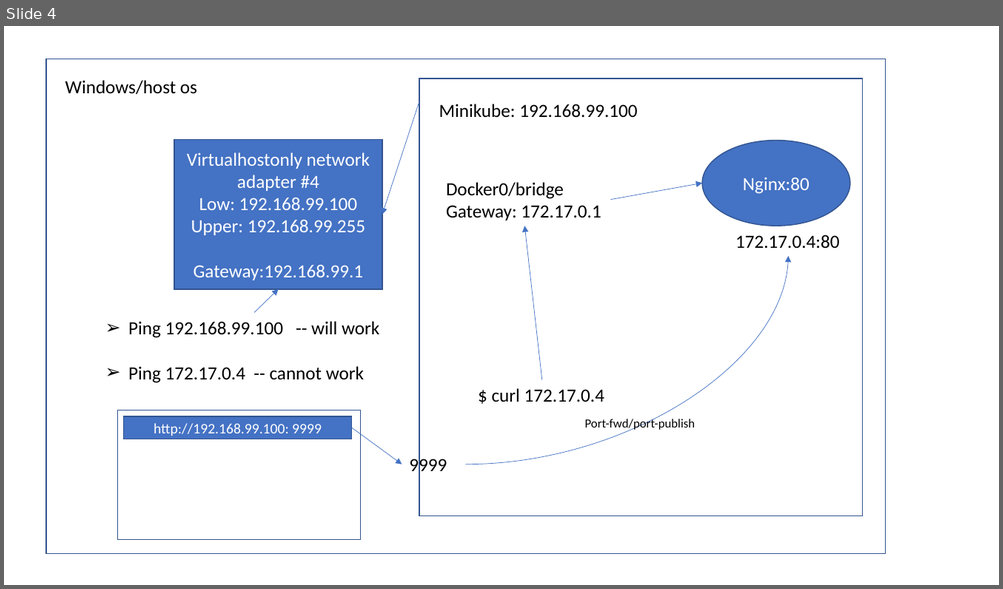
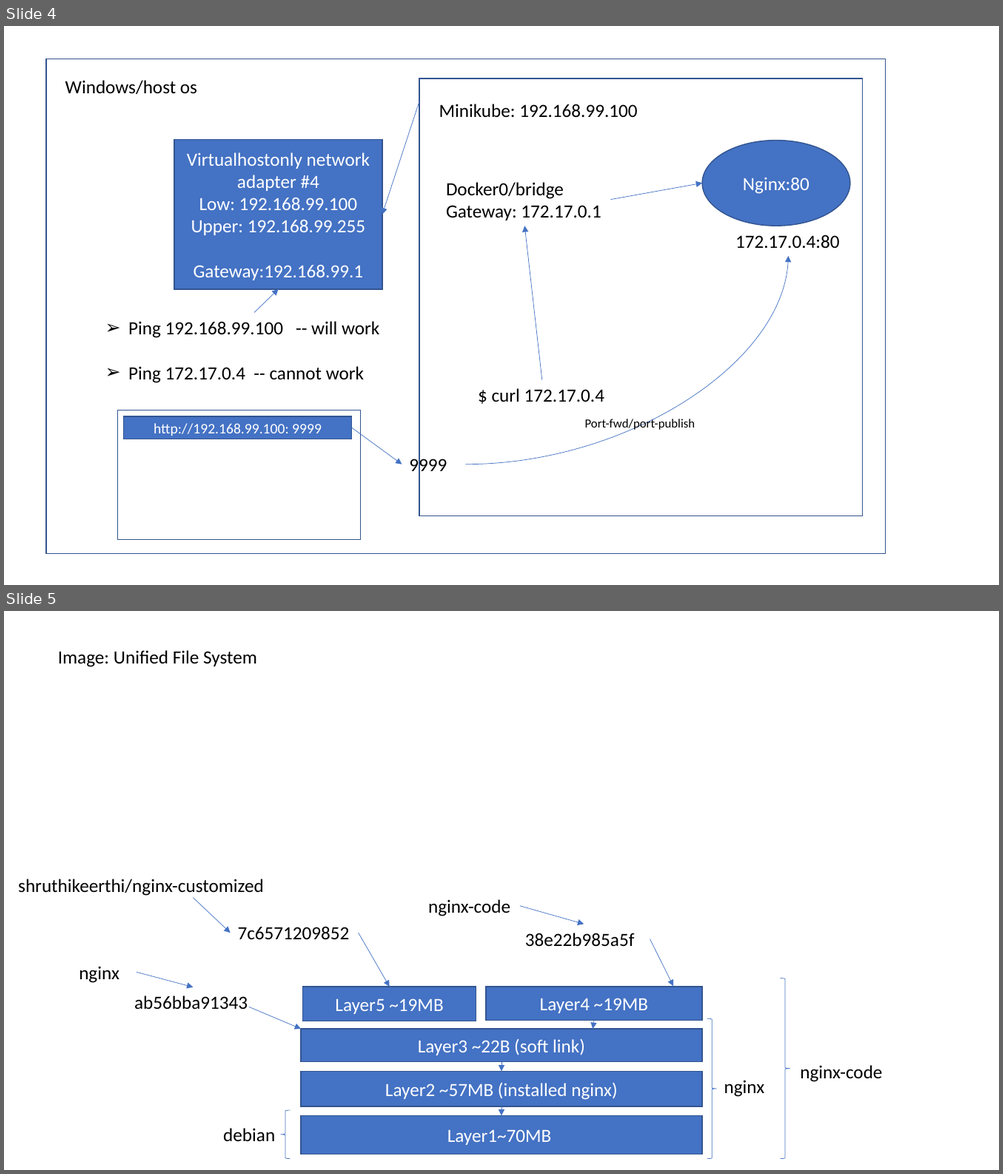
Before and after one commit to AdityaSP/ora-sep16-dock-kube, a slide deck: rough-diag.pptx. Shown one above the other, each under a label of ours: slide 4 before the commit, slides 4 and 5 after it. The pictures are 1003x589 and 1003x1174 pixels, drawn with LibreOffice and Linux fonts; fonts in the diff are those of the drawing. Boxes give left, top, right and bottom in pixels: in the first picture for what was removed or moved away, otherwise in the second. Text is boxed around its words. In the diff, an @@ line names an element or a change of style, - is before the commit and + after.

```diff
--- a/rough-diag.pptx
+++ b/rough-diag.pptx
@@ slide 5 added at (4,611,999,1170), background #FFFFFF @@
@@ text added at (58,650,257,667), 18 pt, text #000000 @@
+Image: Unified File System
@@ text added at (18,879,264,896), 18 pt, text #000000 @@
+shruthikeerthi/nginx-customized
@@ arrow added from (193, 897) to (230, 934), #4472C4 0.5 pt @@
@@ text added at (428,900,510,917), 18 pt, text #000000 @@
+nginx-code
@@ arrow added from (520, 906) to (583, 924), #4472C4 0.5 pt @@
@@ text added at (238,926,350,940), 18 pt, text #000000 @@
+7c6571209852
@@ arrow added from (358, 934) to (390, 987), #4472C4 0.5 pt @@
@@ text added at (525,933,634,947), 18 pt, text #000000 @@
+38e22b985a5f
@@ arrow added from (650, 940) to (673, 986), #4472C4 0.5 pt @@
@@ text added at (79,966,119,983), 18 pt, text #000000 @@
+nginx
@@ arrow added from (136, 972) to (193, 988), #4472C4 0.5 pt @@
@@ rectangle added at (302,987,475,1022), fill #4472C4, outline #325491 1 pt, 18 pt, text #FFFFFF @@
+Layer5 ~19MB
@@ rectangle added at (486,987,703,1021), fill #4472C4, outline #325491 1 pt, 18 pt, text #FFFFFF @@
+Layer4 ~19MB
@@ right brace added at (780,979,790,1159), outline #4472C4 0.5 pt @@
@@ text added at (134,996,247,1010), 18 pt, text #000000 @@
+ab56bba91343
@@ arrow added from (249, 1007) to (301, 1030), #4472C4 0.5 pt @@
@@ rectangle added at (301,1030,703,1063), fill #4472C4, outline #325491 1 pt, 18 pt, text #FFFFFF @@
+Layer3 ~22B (soft link)
@@ arrow added from (595, 1021) to (593, 1030), #4472C4 0.5 pt @@
@@ right brace added at (707,1019,717,1159), outline #4472C4 0.5 pt @@
@@ rectangle added at (301,1071,703,1106), fill #4472C4, outline #325491 1 pt, 18 pt, text #FFFFFF @@
+Layer2 ~57MB (installed nginx)
@@ arrow added from (502, 1062) to (502, 1071), #4472C4 0.5 pt @@
@@ text added at (800,1065,882,1082), 18 pt, text #000000 @@
+nginx-code
@@ text added at (724,1080,765,1097), 18 pt, text #000000 @@
+nginx
@@ left brace added at (281,1111,290,1159), outline #4472C4 0.5 pt @@
@@ rectangle added at (301,1116,703,1154), fill #4472C4, outline #325491 1 pt, 18 pt, text #FFFFFF @@
+Layer1~70MB
@@ arrow added from (502, 1107) to (502, 1116), #4472C4 0.5 pt @@
@@ text added at (223,1128,275,1142), 18 pt, text #000000 @@
+debian
```
Also in this commit, not shown: 3 other slides added.
